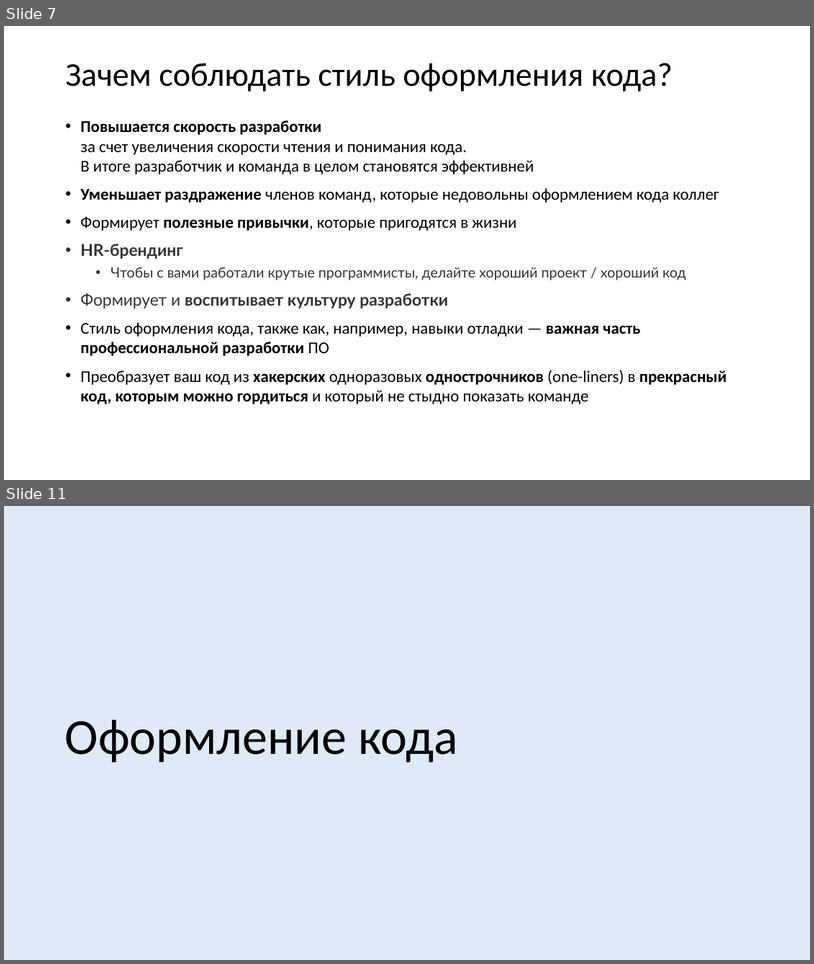
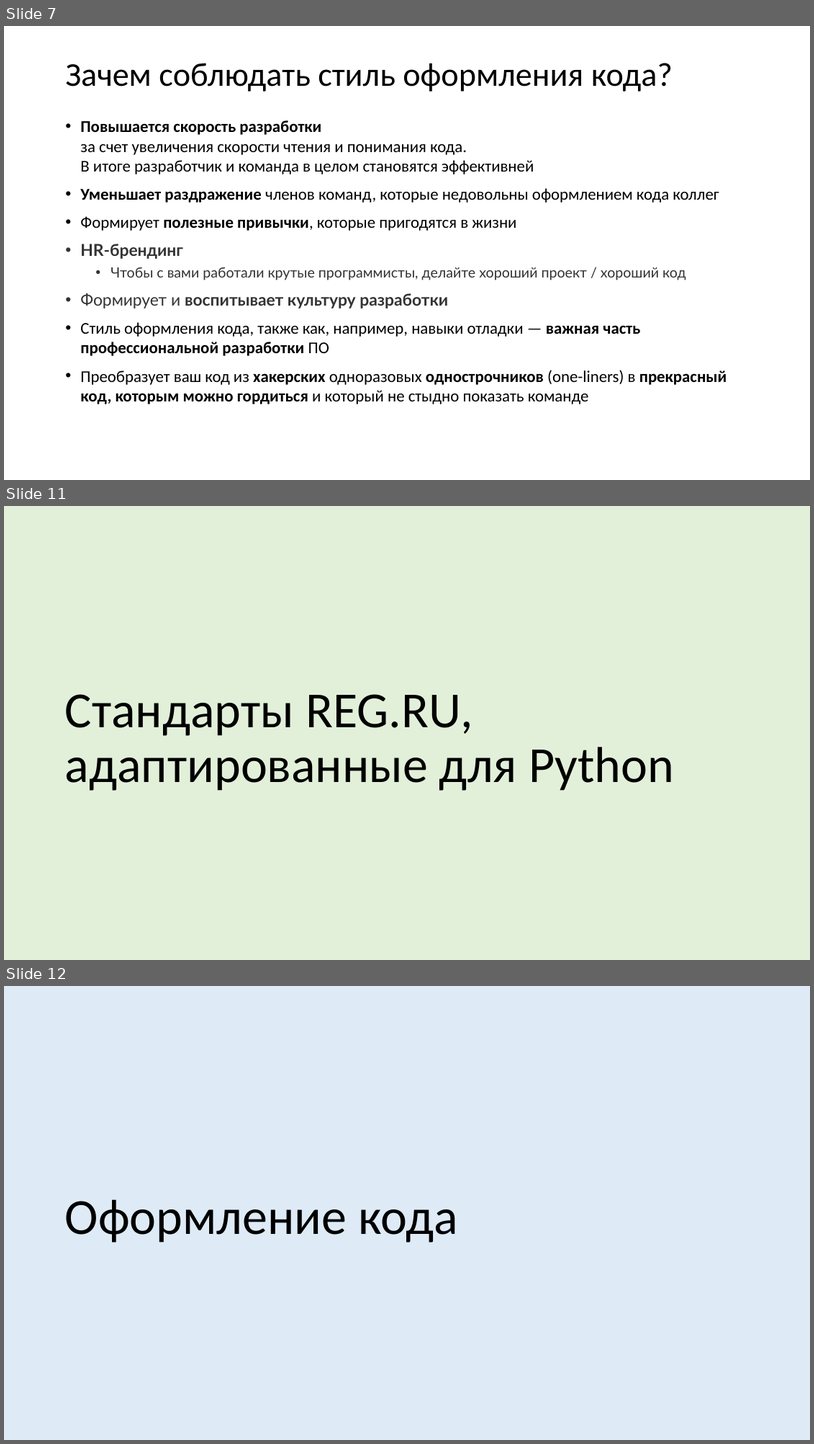
Before and after one commit to xtrueman/prog_instruments, a slide deck: presentations/CodingStandards.pptx. Shown one above the other, each under a label of ours: slides 7 and 11 before the commit, slides 7, 11 and 12 after it; the slides between them are not shown. The pictures are 814x964 and 814x1444 pixels, drawn with LibreOffice and Linux fonts; fonts in the diff are those of the drawing. Boxes give left, top, right and bottom in pixels: in the first picture for what was removed or moved away, otherwise in the second. Text is boxed around its words. In the diff, an @@ line names an element or a change of style, - is before the commit and + after.

```diff
--- a/presentations/CodingStandards.pptx
+++ b/presentations/CodingStandards.pptx
@@ slide 11 added at <box>4,506,810,960</box>, background #E2F0D9 @@
@@ title added at <box>65,694,674,790</box>, 60 pt, text #000000 @@
+Стандарты REG.RU,
+адаптированные для Python
@@ what was slide 11 is now slide 12 @@
```
Also in this commit, not shown: 6 slides changed.
